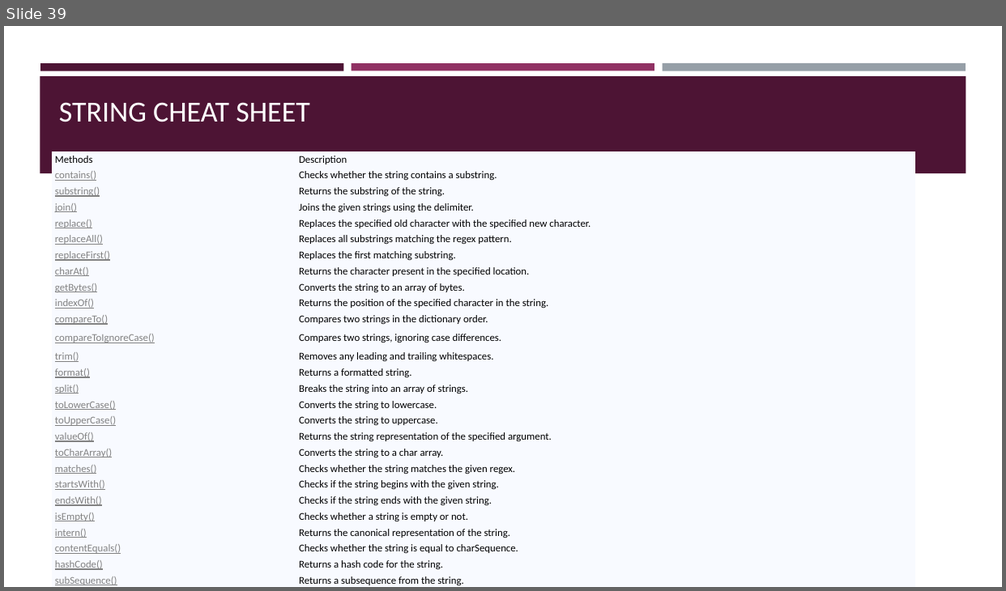
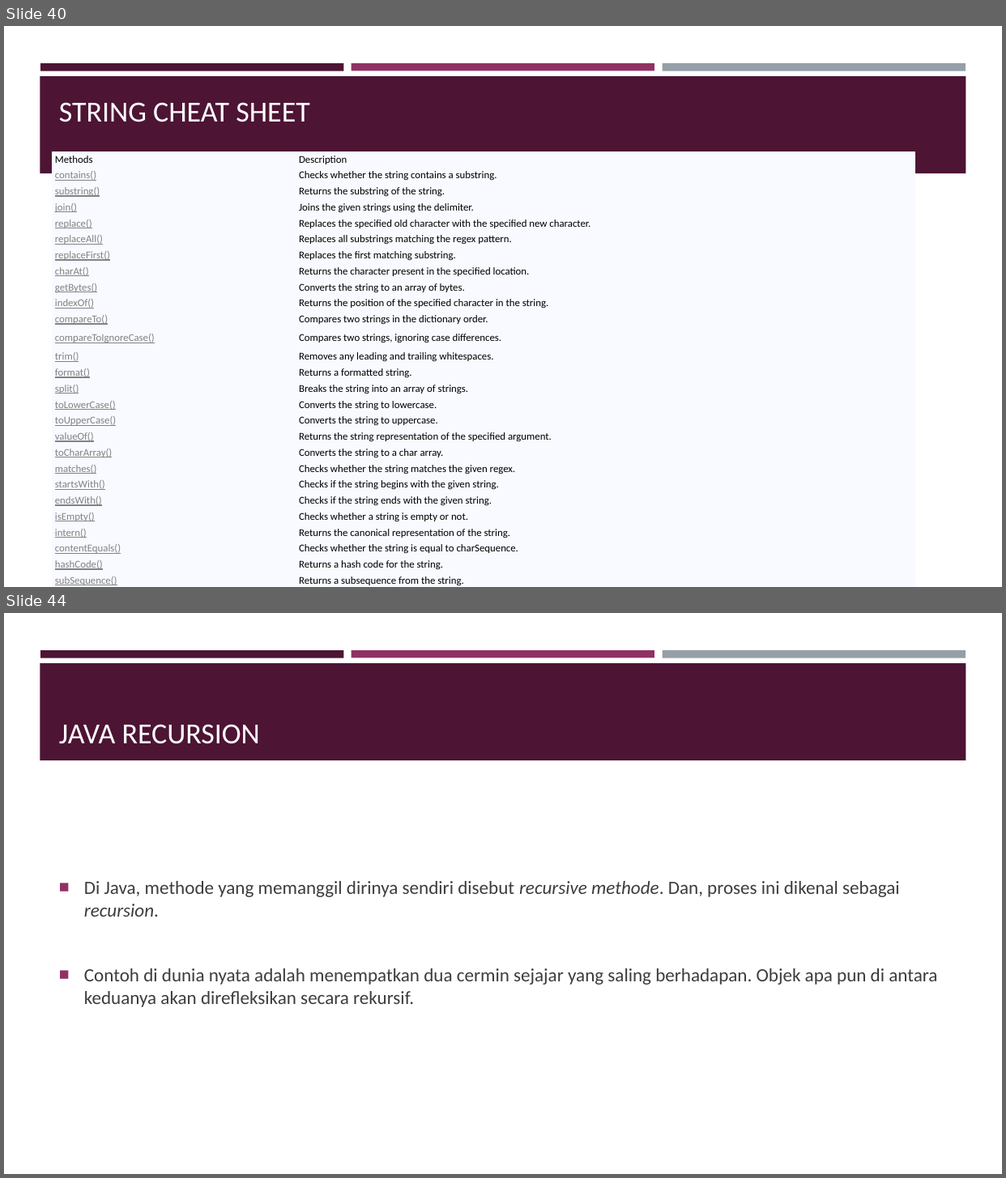
Before and after one commit to ahmadcahyana/bootcamp_java_fundamental, a slide deck: Bootcamp.pptx. Shown one above the other, each under a label of ours: slide 39 before the commit, slides 40 and 44 after it; the slides between them are not shown. The pictures are 1006x591 and 1006x1178 pixels, drawn with LibreOffice and Linux fonts; fonts in the diff are those of the drawing. Boxes give left, top, right and bottom in pixels: in the first picture for what was removed or moved away, otherwise in the second. Text is boxed around its words. In the diff, an @@ line names an element or a change of style, - is before the commit and + after.

```diff
--- a/Bootcamp.pptx
+++ b/Bootcamp.pptx
@@ slide 44 added at (4, 613, 1002, 1174), background #FFFFFF; not listed: 4 template elements that a slide beside it also shows @@
@@ title added at (59, 724, 260, 744), 28 pt, text #FFFFFF @@
+JAVA RECURSION
@@ text added at (84, 881, 937, 1007), 18 pt, text #3D3D3D @@
+■ Di Java, methode yang memanggil dirinya sendiri disebut recursive methode. Dan, proses ini dikenal sebagai recursion.
+■ Contoh di dunia nyata adalah menempatkan dua cermin sejajar yang saling berhadapan. Objek apa pun di antara keduanya akan direfleksikan secara rekursif.
@@ what was slide 39 is now slide 40 @@
```
Also in this commit, not shown: 5 other slides added, 1 other file.
